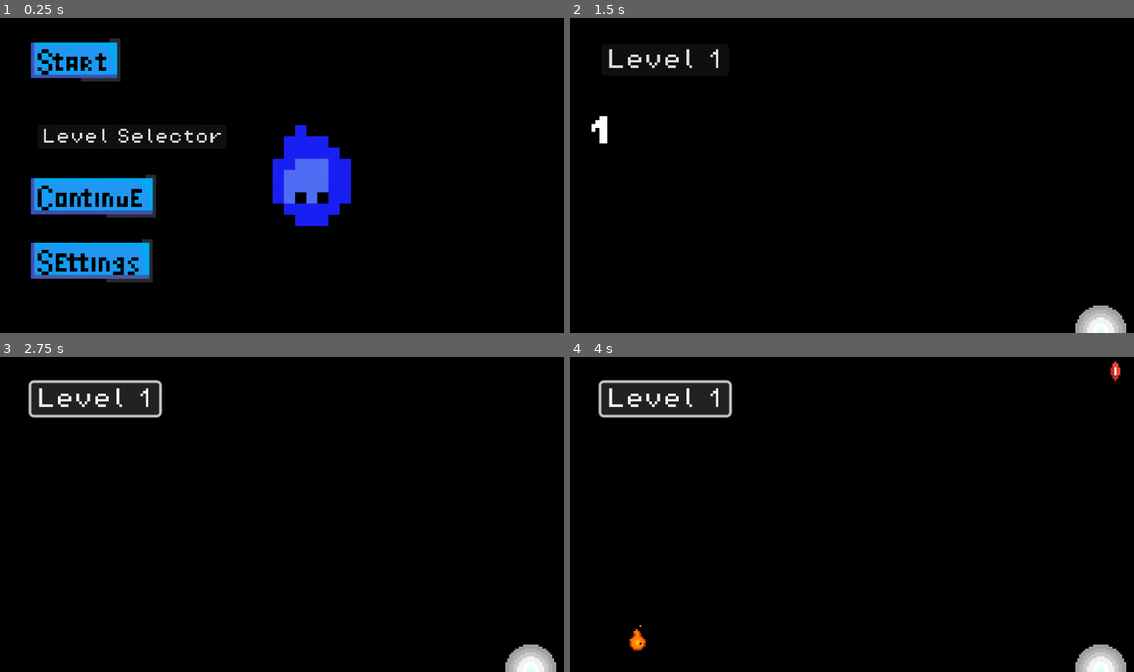
Above: before the commit, frames 1-4 (two rows, left to right).
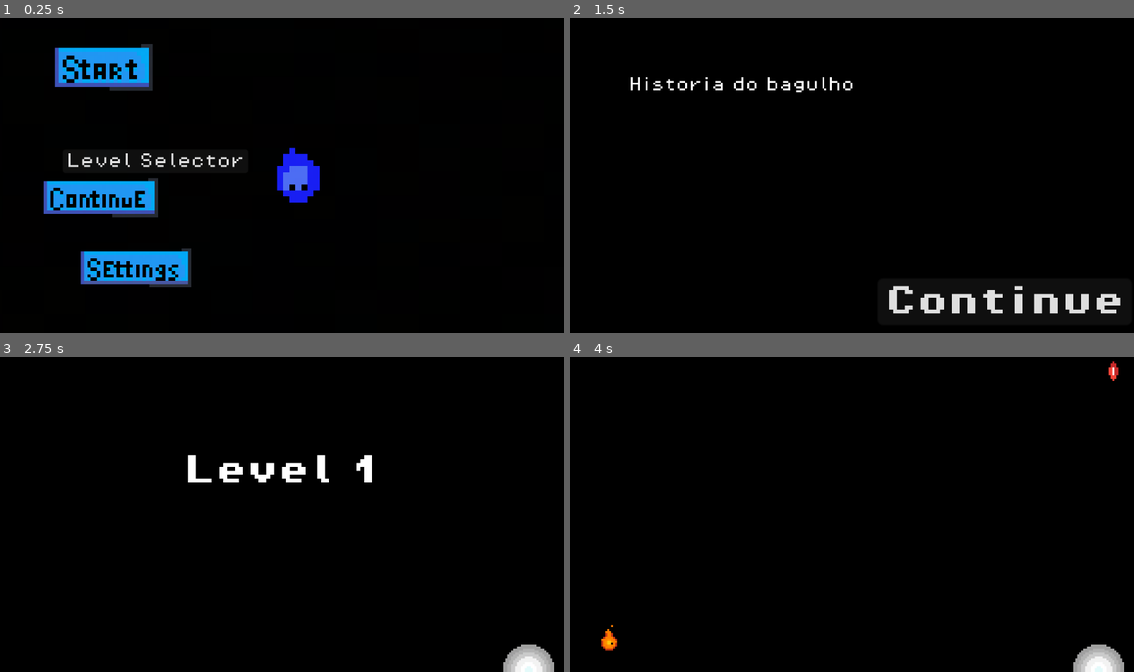
Above: after the commit, the same moments.

Repository: dantee-e/PirateGameJam
Game: Godot game, scene res://scenes/main_scene.tscn
Same seed, same stepped clock (60 frames per second), same inputs: the game is played once before the commit and once after it.
Inputs (mouse positions are in pixels of both pictures, inside the frame that each line leads up to):
- Up to frame 1 (0.25 s): no input
- Up to frame 2 (1.5 s): click "Level Selector" at 0.5 s; click (626, 49) at 1.27 s
- Up to frame 3 (2.75 s): click "Level 1" (after the commit: "Continue") at 2 s
- Up to frame 4 (4 s): click (665, 397) at 2.75 s, where only the run before the commit has a clickable "Level 1"; hold D (turn_right) from 3.53 s (still down); tap C (change_element) at 3.6 s

The runs differ from the first frame. In frame 1, 10% of the frame differs, in the area x 5-63%, y 6-86%; in frame 2, 3.0%; in frame 3, 4.0%; in frame 4, 3.4%.
Error before the commit: Parse Error: Expected closing ")" after grouping expression. (res://scripts/level_selector.gd:11)

Commit message:
level selector implementado mas ta tudo feio faz parte

Diff:
--- a/Levels/level_selector.tscn
+++ b/Levels/level_selector.tscn
@@ -1,7 +1,9 @@
-[gd_scene load_steps=3 format=3 uid="uid://bm28fjpacq7us"]
+[gd_scene load_steps=4 format=3 uid="uid://bm28fjpacq7us"]
 
 [ext_resource type="Script" path="res://scripts/level_selector.gd" id="1_x6jml"]
 [ext_resource type="FontFile" uid="uid://b5rggyify8g3t" path="res://assets/fonts/PixelOperator8.ttf" id="2_8xgy1"]
+
+[sub_resource type="Theme" id="Theme_c7gio"]
 
 [node name="LevelSelector" type="Node2D"]
 script = ExtResource("1_x6jml")
@@ -9,11 +11,13 @@
 [node name="Camera2D" type="Camera2D" parent="."]
 zoom = Vector2(4, 4)
 
-[node name="Button" type="Button" parent="."]
-offset_left = -128.0
-offset_top = -67.0
-offset_right = -32.0
-offset_bottom = -43.0
-scale = Vector2(0.68, 0.68)
+[node name="ParentButton" type="Button" parent="."]
+offset_left = -134.0
+offset_top = -71.0
+offset_right = -62.0
+offset_bottom = -47.0
+scale = Vector2(0.505, 0.505)
+theme = SubResource("Theme_c7gio")
 theme_override_fonts/font = ExtResource("2_8xgy1")
-text = "Level 1"
+text = "
+"
--- a/Levels/menu.tscn
+++ b/Levels/menu.tscn
@@ -52,59 +52,67 @@
 
 [node name="TextureRect2" type="TextureRect" parent="."]
 show_behind_parent = true
-offset_right = 131.0
-offset_bottom = 75.0
+offset_left = -164.0
+offset_top = -99.0
+offset_right = -33.0
+offset_bottom = -24.0
+scale = Vector2(2.59444, 2.59444)
 texture = ExtResource("9_e7v07")
 metadata/_edit_use_anchors_ = true
 
 [node name="Camera2D2" type="Camera2D" parent="."]
-position = Vector2(72, 39)
-zoom = Vector2(7.335, 7.335)
+zoom = Vector2(4, 4)
 
 [node name="StartButton2" type="TextureButton" parent="."]
-offset_right = 32.0
-offset_bottom = 16.0
+offset_left = -120.0
+offset_top = -69.0
+offset_right = -88.0
+offset_bottom = -53.0
+scale = Vector2(2, 2)
 texture_normal = ExtResource("2_wvyng")
 texture_hover = ExtResource("3_p3ffx")
 metadata/_edit_use_anchors_ = true
 
 [node name="ContinueButton2" type="TextureButton" parent="."]
-offset_top = 38.0
-offset_right = 40.0
-offset_bottom = 54.0
+offset_left = -125.0
+offset_right = -85.0
+offset_bottom = 16.0
+scale = Vector2(1.66724, 1.66724)
 texture_normal = ExtResource("4_uncjl")
 texture_hover = ExtResource("5_u3l7v")
 metadata/_edit_use_anchors_ = true
 
 [node name="SettingsButton2" type="TextureButton" parent="."]
-offset_top = 56.0
-offset_right = 40.0
-offset_bottom = 72.0
+offset_left = -106.0
+offset_top = 36.0
+offset_right = -66.0
+offset_bottom = 52.0
+scale = Vector2(1.65888, 1.65888)
 texture_normal = ExtResource("6_fxp54")
 texture_hover = ExtResource("7_seb1q")
 metadata/_edit_use_anchors_ = true
 
 [node name="AnimatedSprite2D2" type="AnimatedSprite2D" parent="."]
-position = Vector2(85, 47)
+position = Vector2(13, 8)
 scale = Vector2(3.12417, 3.12417)
 sprite_frames = SubResource("SpriteFrames_828al")
 autoplay = "default"
 
 [node name="Resume" type="Button" parent="."]
-offset_left = 3.0
-offset_top = 17.0
-offset_right = 191.0
-offset_bottom = 41.0
-scale = Vector2(0.28, 0.28)
+offset_left = -123.0
+offset_top = -33.0
+offset_right = 65.0
+offset_bottom = -9.0
+scale = Vector2(0.564941, 0.564941)
 theme_override_fonts/font = ExtResource("10_n6csa")
 text = "Resume"
 
 [node name="LevelSelector" type="Button" parent="."]
-offset_left = 4.0
-offset_top = 25.0
-offset_right = 192.0
-offset_bottom = 49.0
-scale = Vector2(0.28, 0.28)
+offset_left = -112.0
+offset_top = -13.0
+offset_right = 76.0
+offset_bottom = 11.0
+scale = Vector2(0.504077, 0.504077)
 theme_override_fonts/font = ExtResource("10_n6csa")
 text = "Level Selector"
 
--- a/scripts/level_selector.gd
+++ b/scripts/level_selector.gd
@@ -1,15 +1,32 @@
 extends Node2D
 
 var options = []
+@onready var parent_button = $ParentButton
+
+
+signal level_selected(level)
 
 # Called when the node enters the scene tree for the first time.
 func _ready():
-	var xy = Vector2(-130, -70)
+	var xy = Vector2(0, 0)
+	var j=0
+	var font = load("res://assets/fonts/PixelOperator8.ttf")
 	for i in MainScene.levels:
+		j+=1
+		if (j>4):
+			j=0
+			xy.y += 40
+			xy.x = 0
 		var btn = Button.new()
-		btn.position = xy
-		btn.scale = (0.7, 0.7)
+		btn.name = i
+		btn.text = i
+		btn.position = Vector2i(xy)
+		xy = Vector2i(xy.x+120,xy.y)
+		btn.set("theme_override_fonts/font", font)
+		btn.pressed.connect(_on_pressed.bind(btn))
 
-		btn.text = i
 		options.append(btn)
-		pass
+		parent_button.add_child(btn)
+
+func _on_pressed(button):
+	MainScene.load_level(button.name)
--- a/scripts/main2d.gd
+++ b/scripts/main2d.gd
@@ -4,8 +4,3 @@
 # Called when the node enters the scene tree for the first time.
 func _ready():
 	MainScene.main_2d = self
-
-
-# Called every frame. 'delta' is the elapsed time since the previous frame.
-func _process(delta):
-	pass
--- a/scripts/main_scene.gd
+++ b/scripts/main_scene.gd
@@ -16,6 +16,10 @@
 var level_instance
 
 func unload_level():
+	for child in main_2d.get_children():
+		if is_instance_valid(child):
+			child.queue_free()
+
 	if (is_instance_valid(level_instance)):
 		level_instance.queue_free()
 	hide_menu()
@@ -23,6 +27,7 @@
 
 func load_level(level_name : String):
 	unload_level()
+	hide_menu()
 	var level_path = "res://Levels/%s.tscn" %level_name
 	var level_resource = load(level_path)
 	if level_resource:
@@ -30,7 +35,10 @@
 		main_2d.call_deferred("add_child", level_instance)
 
 func load_menu():
-	load_level('menu')
+	var level_resource = load("res://Levels/menu.tscn")
+	if level_resource:
+		level_instance = level_resource.instantiate()
+		main_2d.call_deferred("add_child", level_instance)
 
 func hide_menu():
 	if(is_instance_valid(menu)):
@@ -45,6 +53,7 @@
 
 
 func _on_menu_level_selector_button_pressed():
+	hide_menu()
 	load_level('level_selector')
 
 
--- a/scripts/menu.gd
+++ b/scripts/menu.gd
@@ -15,12 +15,13 @@
 
 
 func _on_start_button_pressed():
-	MainScene.next_level()
+	MainScene.load_level('story')
 
 
 func _on_level_selector_pressed():
-	level_selector_button_pressed.emit()
+	MainScene.load_level('level_selector')
+	#level_selector_button_pressed.emit()
 
 
 func _on_resume_pressed():
-	MainScene.hide_menu()
+	self.queue_free()
--- a/scripts/player.gd
+++ b/scripts/player.gd
@@ -26,6 +26,7 @@
 @onready var animated_sprite = $AnimatedSprite2D
 @onready var tile_map = $"../TileMap"
 @onready var checkpoint = $"../Checkpoint"
+@onready var camera = $"../Camera2D"
 
 # assets dos sons
 @onready var water_sounds = $"../Sounds/WaterSounds2D"
@@ -57,7 +58,6 @@
 	MainScene.player = self
 	var gems = get_tree().get_nodes_in_group("gems")
 	for gem in gems:
-		print('gema encontrada')
 		gem.connect("gem_collected",_on_gem_collected)
 
 func pos(value):
@@ -68,9 +68,13 @@
 
 func get_inputs():
 	var pause = Input.is_action_pressed("pause")
+	var on_menu = is_instance_valid(MainScene.menu)
 	if pause:
-		MainScene.load_menu()
+		if !on_menu:
+			MainScene.load_menu()
 
+	if on_menu:
+		return
 	left_right = Input.get_axis("turn_left", "turn_right")
 
 
